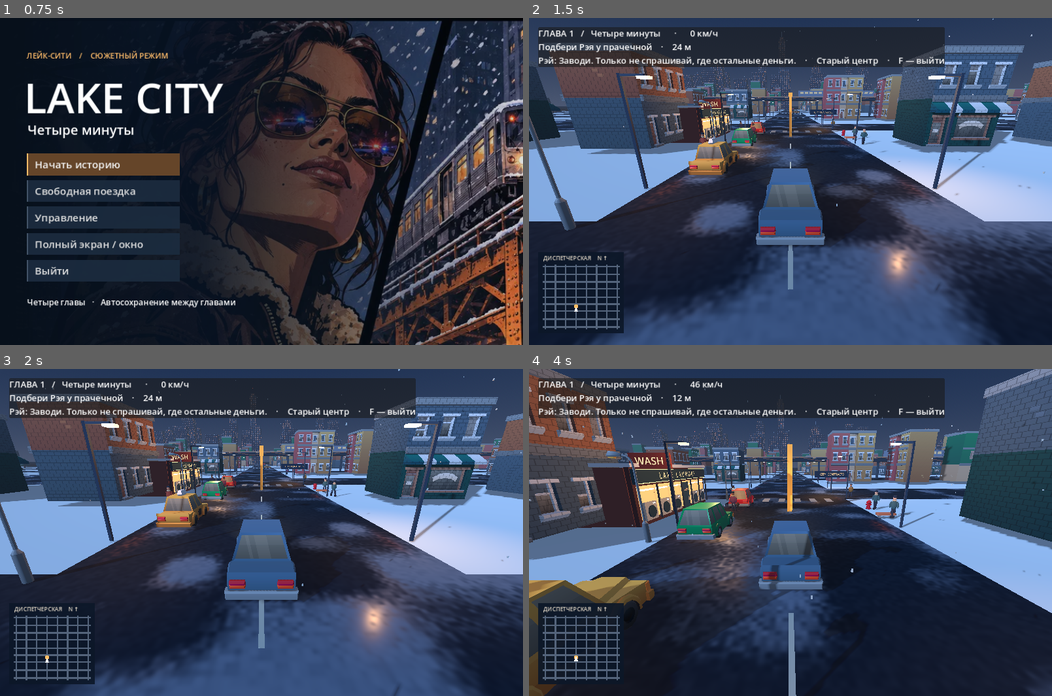
Above: before the commit, frames 1-4 (two rows, left to right).
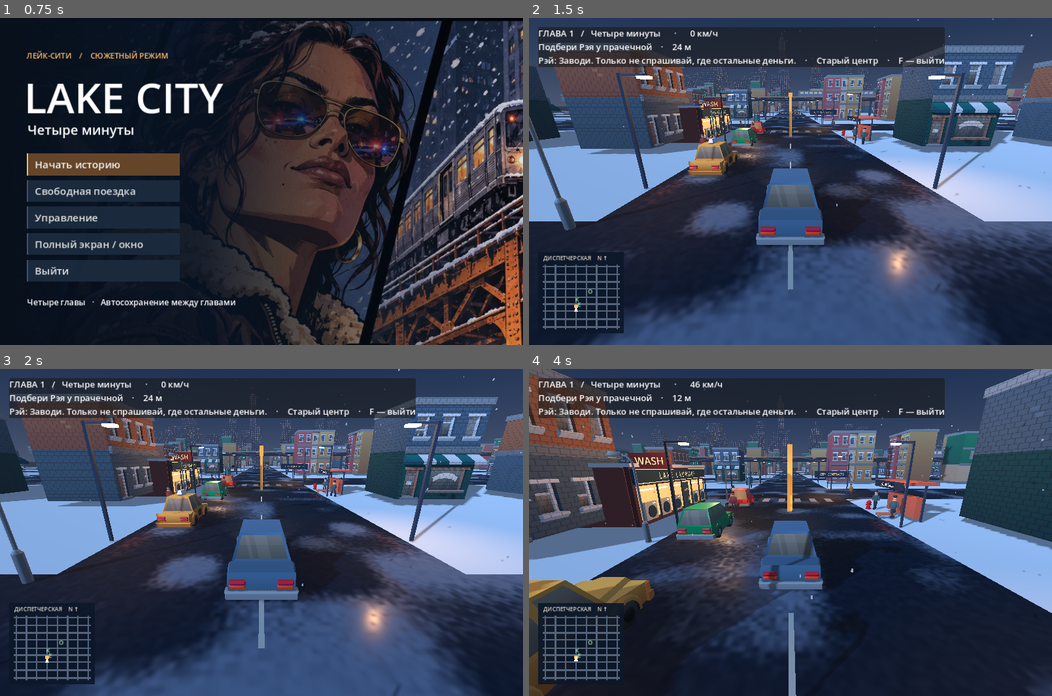
Above: after the commit, the same moments.

Repository: FixReinYT/GTA-VII-
Game: Godot game, scene res://menu.tscn
Same seed, same stepped clock (60 frames per second), same inputs: the game is played once before the commit and once after it.
Inputs (mouse positions are in pixels of both pictures, inside the frame that each line leads up to):
- Up to frame 1 (0.75 s): tap Enter at 0.5 s; move the mouse to (376, 165) at 0.52 s; hold Right (ui_right) from 0.53 s (still down); tap E at 0.6 s; click (376, 165) at 0.67 s
- Up to frame 2 (1.5 s): tap Space at 0.77 s; tap 1 at 0.8 s; release Right (ui_right) at 1.25 s; click "За руль" at 1.25 s
- Up to frame 3 (2 s): no input
- Up to frame 4 (4 s): move the mouse to (764, 532) at 2.02 s; hold Up (ui_up) from 2.03 s (still down); tap 1 at 2.1 s; click (764, 532) at 2.17 s; tap Space at 2.27, 3.77 s; tap 2 at 2.3, 2.85 s; move the mouse to (800, 525) at 2.77 s; hold Shift 2.78-3.53 s; click (800, 525) at 2.92 s; move the mouse to (785, 539) at 3.52 s; tap Shift at 3.6 s; click (785, 539) at 3.67 s; tap F at 3.8 s

Frame 1 is identical in both runs. In frame 2, 0.3% of the frame differs, in the area x 8-70%, y 28-89%; in frame 3, 0.3%; in frame 4, 0.9%, in the area x 8-82%, y 31-89%.

Commit message:
Add on-foot combat, food stands, clothing and weapon purchases

Diff:
--- a/city.gd
+++ b/city.gd
@@ -8,6 +8,7 @@
 var driver:=preload("res://driver.gd").new()
 var streets:=preload("res://streets.gd").new()
 var masonry:=ShaderMaterial.new()
+var shops:=preload("res://shops.gd").new()
 var free_drive := false
 var steering := 0.0
 var reverse_delay := 0.0
@@ -78,10 +79,15 @@
 var orbit_zoom := 1.0
 
 func sync_cursor():
-	var playing := pending.is_empty() and not get_tree().paused and get_window().has_focus()
+	var playing := pending.is_empty() and shops.shop<0 and not get_tree().paused and get_window().has_focus()
 	Input.mouse_mode = Input.MOUSE_MODE_CAPTURED if playing else Input.MOUSE_MODE_VISIBLE
 
 func _input(event):
+	if shops.shop>=0:
+		if event.is_action_pressed("ui_cancel"):
+			shops.close()
+			get_viewport().set_input_as_handled()
+		return
 	if not pending.is_empty() or get_tree().paused:
 		return
 	if event is InputEventMouseMotion:
@@ -92,15 +98,26 @@
 			orbit_yaw=wrapf(orbit_yaw-offset.x,-PI,PI)
 		orbit_pitch=clampf(orbit_pitch+offset.y,-0.06,1.05)
 	elif event is InputEventMouseButton and event.pressed:
+		if event.button_index==MOUSE_BUTTON_LEFT and driver.walking:
+			shops.attack()
 		if event.button_index==MOUSE_BUTTON_WHEEL_UP:
 			orbit_zoom=maxf(0.60,orbit_zoom-0.10)
 		elif event.button_index==MOUSE_BUTTON_WHEEL_DOWN:
 			orbit_zoom=minf(1.55,orbit_zoom+0.10)
 
 func _exit_tree():
+	if is_instance_valid(shops) and not shops.profile.is_empty() and is_instance_valid(streets):
+		streets.save_wallet()
 	Input.mouse_mode=Input.MOUSE_MODE_VISIBLE
 
 func _unhandled_key_input(event):
+	if shops.shop>=0:
+		return
+	if pending=="" and driver.walking and event is InputEventKey and event.pressed and not event.echo:
+		match event.physical_keycode:
+			KEY_E: shops.open()
+			KEY_1: shops.select_weapon(false)
+			KEY_2: shops.select_weapon(true)
 	if event is InputEventKey and event.physical_keycode==KEY_F and event.pressed and not event.echo and pending=="" and not people.boarding:
 		var was_walking:=driver.walking
 		var target:Dictionary={}
@@ -253,6 +270,8 @@
 	driver.setup(people)
 	add_child(streets)
 	streets.setup(self)
+	add_child(shops)
+	shops.setup(self)
 	var avenue:=preload("res://avenue.gd").new()
 	add_child(avenue)
 	avenue.setup(self)
@@ -370,7 +389,11 @@
 		var hint:="F — сесть за руль" if distance<=3 else "Машина · %d м" % distance
 		if not foreign.is_empty():
 			hint="F — сесть в машину рядом"
-		hud.text="ПЕШКОМ   ·   "+hint+"\nWASD / стрелки — идти   ·   Shift — бег   ·   мышь — обзор"
+		var vendor:=shops.nearest(driver.position)
+		if vendor>=0:
+			hint="E — "+shops.NAMES[vendor]
+		hint+="    ·    "+("Пистолет · %d" % shops.profile.ammo if shops.equipped else "Кулаки")+"    ·    Силы %d" % roundi(shops.profile.energy)
+		hud.text="ПЕШКОМ   ·   "+hint+"\nWASD / стрелки — идти   ·   Shift — бег   ·   ЛКМ — удар / выстрел   ·   1 / 2 — смена"
 		return
 	if free_drive:
 		hud.text="СВОБОДНАЯ ПОЕЗДКА    /    %s     ·     %d км/ч    ·    F — выйти" % [District.district_name(car.position),roundi(absf(speed)*3.6)]
@@ -386,6 +409,8 @@
 	return stage==Story.ROUTES[chapter].size()-1 or (chapter==0 and stage==0) or (chapter==1 and stage==2) or (chapter==2 and stage in [1,2])
 
 func _physics_process(dt):
+	if shops.shop>=0:
+		return
 	if Input.is_physical_key_pressed(KEY_R):
 		get_tree().reload_current_scene.call_deferred()
 		return
@@ -400,7 +425,10 @@
 	var gas := int(Input.is_physical_key_pressed(KEY_W) or Input.is_action_pressed("ui_up")) - int(Input.is_physical_key_pressed(KEY_S) or Input.is_action_pressed("ui_down"))
 	var steer := int(Input.is_physical_key_pressed(KEY_A) or Input.is_action_pressed("ui_left")) - int(Input.is_physical_key_pressed(KEY_D) or Input.is_action_pressed("ui_right"))
 	if driver.walking:
-		driver.walk(dt,steer,gas,people,camera,orbit_pitch,orbit_zoom)
+		driver.walk(dt,steer,gas,people,camera,orbit_pitch,orbit_zoom,shops.profile.energy>0.0)
+		if driver.velocity.length()>4:
+			shops.profile.energy=maxf(0,shops.profile.energy-dt*2.0)
+		shops.pose(dt)
 		show_status()
 		if chapter==0 and stage>0 and not free_drive:
 			pursue(dt)
--- a/driver.gd
+++ b/driver.gd
@@ -47,9 +47,9 @@
 			show()
 			return
 
-func walk(dt: float, horizontal: float, forward: float, people, camera: Camera3D, pitch: float, zoom: float):
+func walk(dt: float, horizontal: float, forward: float, people, camera: Camera3D, pitch: float, zoom: float, can_sprint: bool):
 	var direction:=Vector3(-horizontal,0,-forward).rotated(Vector3.UP,heading).limit_length(1)
-	var pace:=6.1 if Input.is_physical_key_pressed(KEY_SHIFT) else 3.4
+	var pace:=6.1 if can_sprint and Input.is_physical_key_pressed(KEY_SHIFT) else 3.4
 	velocity=direction*pace
 	move_and_slide()
 	position.x=clampf(position.x,District.WEST,District.EAST)
--- a/qa/campaign.gd
+++ b/qa/campaign.gd
@@ -6,7 +6,7 @@
 	add_child(city)
 	await get_tree().physics_frame
 	city.set_physics_process(false)
-	if not check_street_behaviour(city):
+	if not check_shops(city) or not check_street_behaviour(city):
 		get_tree().quit(1)
 		return
 	for free in [false,true]:
@@ -170,3 +170,54 @@
 	walker.fright=0.0
 	print("PASS curb wait, crossing, evasive step and traffic braking")
 	return true
+
+func check_shops(city)->bool:
+	city.begin_chapter(0)
+	city.advance_card()
+	city.driver.switch_seat(city.car,0)
+	var shops=city.shops
+	var original_cash:int=city.streets.money
+	var original:Dictionary=shops.profile.duplicate(true)
+	city.streets.money=120
+	shops.profile.merge({"gun":false,"ammo":0,"coat":2,"coats":[],"energy":20},true)
+	for index in 3:
+		city.driver.position=shops.LOCATIONS[index]
+		shops.open()
+		if shops.shop!=index or not shops.panel.visible:
+			return false
+		shops.buy(0)
+		shops.close()
+	if city.streets.money!=36 or shops.profile.energy!=45 or shops.profile.coat!=0 or not shops.equipped:
+		return false
+	var victim:Dictionary=city.people.walkers.back()
+	var home:Vector3=victim.body.position
+	city.driver.position=Vector3.ZERO
+	city.car.position=Vector3(22,0,0)
+	city.driver.heading=0
+	victim.body.position=Vector3.FORWARD*1.2
+	victim.body.show()
+	shops.select_weapon(false)
+	shops.attack()
+	if victim.down<=0:
+		return false
+	shops.select_weapon(true)
+	shops.cool=0
+	victim.down=0.0
+	victim.body.position=Vector3.FORWARD*4
+	shops.attack()
+	var cfg:=ConfigFile.new()
+	if victim.down<=0 or cfg.load("user://taxi.cfg")!=OK or cfg.get_value("gear","ammo")!=11 or cfg.get_value("driver","cash")!=36:
+		return false
+	for key in original:
+		shops.profile[key]=original[key]
+	city.streets.money=original_cash
+	city.streets.save_wallet()
+	shops.select_weapon(false)
+	shops.dress()
+	victim.body.position=home
+	victim.body.rotation.x=0.0
+	for npc in city.people.walkers:
+		npc.fright=0.0
+	victim.down=0.0
+	print("PASS shop entry, purchases, clothing, energy, punch, shot and saved inventory")
+	return true
--- a/radar.gd
+++ b/radar.gd
@@ -14,6 +14,9 @@
 		draw_line(project_point(Vector3(x,0,District.NORTH)),project_point(Vector3(x,0,District.SOUTH)),Color("#54647b"),3)
 	for z in District.STREETS:
 		draw_line(project_point(Vector3(District.WEST,0,z)),project_point(Vector3(District.EAST,0,z)),Color("#54647b"),3)
+	for i in city.shops.LOCATIONS.size():
+		var marker_pos:=project_point(city.shops.LOCATIONS[i])
+		draw_string(ThemeDB.fallback_font,marker_pos,["Е","К","О"][i],HORIZONTAL_ALIGNMENT_LEFT,-1,12,Color("#9fe7a6"))
 	if city.marker.visible:
 		draw_circle(project_point(city.marker.position),4,Color("#ffbe65"))
 	if city.fork:
--- /dev/null
+++ b/shops.gd
@@ -0,0 +1,200 @@
+extends Node3D
+
+const LOCATIONS := [Vector3(8.7,0,-22),Vector3(-8.7,0,-58),Vector3(72.7,0,-114)]
+const NAMES := ["Полярная закусочная","Куртки Крус","Оружейная лавка"]
+const SIGNS := ["POLAR GRILL","CRUZ OUTFITTERS","LAKE CITY ARMS"]
+const COLORS := ["bf6249","49867d","676b89"]
+const STOCK := [["Горячий кофе","Бургер"],["Куртка · хвоя","Куртка · индиго","Своя куртка"],["Пистолет + 12 патронов","12 патронов"]]
+const PRICES := [[4,9],[25,30,0],[55,10]]
+var shop:=-1
+var panel:=PanelContainer.new()
+var title:=Label.new()
+var choices:=VBoxContainer.new()
+var feedback:=Label.new()
+var profile:Dictionary
+var city:Node
+var equipped:=false
+var arm:Node3D
+var gun:Node3D
+var cool:=0.0
+var swing:=0.0
+var alternate:=false
+
+func setup(world):
+	city=world
+	profile=city.streets.profile
+	for i in LOCATIONS.size():
+		var booth:=Node3D.new()
+		add_child(booth)
+		booth.position=LOCATIONS[i]
+		booth.rotation.y=PI/2 if i==1 else -PI/2
+		for side in [-1,1]:
+			city.block(booth,Vector3(side*2.45,1.45,-1.4),Vector3(0.14,2.9,0.14),"314052",true)
+		city.block(booth,Vector3(0,1,-1.2),Vector3(4.8,1.6,0.65),COLORS[i],true)
+		city.block(booth,Vector3(0,2.85,-0.9),Vector3(5.4,0.2,2.6),COLORS[i])
+		city.block(booth,Vector3(0,2.65,0.37),Vector3(5.25,0.58,0.12),"28333f")
+		var sign:=Label3D.new()
+		booth.add_child(sign)
+		sign.text=SIGNS[i]
+		sign.position=Vector3(0,2.65,0.45)
+		sign.font_size=44
+		sign.pixel_size=0.009
+		var seller:Dictionary=city.people.person(2+i,Vector3.ZERO)
+		seller.body.reparent(booth,false)
+		seller.body.position=Vector3(0,0,-2)
+		seller.body.rotation.y=PI
+	city.add_child(panel)
+	panel.position=Vector2(225,145)
+	var column:=VBoxContainer.new()
+	panel.add_child(column)
+	column.custom_minimum_size.x=550
+	column.add_theme_constant_override("separation",10)
+	column.add_child(title)
+	title.add_theme_font_size_override("font_size",28)
+	column.add_child(choices)
+	column.add_child(feedback)
+	var leave:=Button.new()
+	leave.text="Уйти"
+	column.add_child(leave)
+	leave.pressed.connect(close)
+	panel.hide()
+	arm=city.driver.avatar.limbs[3]
+	gun=city.block(arm,Vector3(0,-0.56,-0.12),Vector3(0.10,0.13,0.32),"343f4b")
+	gun.hide()
+	dress()
+
+func nearest(pos:Vector3)->int:
+	for i in LOCATIONS.size():
+		if pos.distance_to(LOCATIONS[i])<3.2:
+			return i
+	return -1
+
+func open():
+	if not city.driver.walking:
+		return
+	shop=nearest(city.driver.position)
+	if shop<0:
+		return
+	for child in choices.get_children():
+		choices.remove_child(child)
+		child.queue_free()
+	for i in STOCK[shop].size():
+		var button:=Button.new()
+		choices.add_child(button)
+		button.text="%s     $%d" % [STOCK[shop][i],price(i)]
+		button.pressed.connect(buy.bind(i))
+	refresh()
+	feedback.text=""
+	panel.show()
+	panel.move_to_front()
+	choices.get_child(0).grab_focus()
+	city.sync_cursor()
+
+func price(i:int)->int:
+	if shop==1 and (i==2 or i in profile.coats):
+		return 0
+	return PRICES[shop][i]
+
+func refresh():
+	title.text="  %s    ·    $%d" % [NAMES[shop],city.streets.money]
+
+func buy(i:int):
+	if shop<0 or i<0 or i>=STOCK[shop].size():
+		return
+	var cost:=price(i)
+	if shop==2 and ((i==0 and profile.gun) or (i==1 and not profile.gun)):
+		feedback.text="Пистолет уже куплен" if profile.gun else "Сначала купи пистолет"
+		return
+	if shop==0 and profile.energy>=100:
+		feedback.text="Силы полностью восстановлены"
+		return
+	if city.streets.money<cost:
+		feedback.text="Не хватает денег"
+		return
+	city.streets.money-=cost
+	match shop:
+		0:
+			profile.energy=mini(100,int(profile.energy)+(25 if i==0 else 60))
+			feedback.text="Силы восстановлены · %d/100" % profile.energy
+		1:
+			if i!=2 and i not in profile.coats:
+				profile.coats.append(i)
+			profile.coat=i
+			dress()
+			feedback.text="Куртка надета"
+			choices.get_child(i).text=STOCK[1][i]+"     $0"
+		2:
+			profile.gun=true
+			profile.ammo+=12
+			select_weapon(true)
+			feedback.text="Боезапас · %d" % profile.ammo
+	city.streets.save_wallet()
+	refresh()
+
+func dress():
+	var mat:=StandardMaterial3D.new()
+	mat.albedo_color=Color(["347463","514e91","a34a3a"][int(profile.coat)])
+	var body:Node3D=city.driver.avatar.body
+	body.get_child(0).material_override=mat
+	for limb in [2,3]:
+		city.driver.avatar.limbs[limb].get_child(0).material_override=mat
+
+func close():
+	panel.hide()
+	shop=-1
+	city.sync_cursor()
+
+func select_weapon(use_gun:bool):
+	equipped=use_gun and profile.gun
+	gun.visible=equipped
+
+func attack():
+	if not city.driver.walking or cool>0:
+		return
+	if equipped and profile.ammo<=0:
+		return
+	var reach:=23.0 if equipped else 1.85
+	cool=0.42 if equipped else 0.36
+	swing=0.24
+	alternate=not alternate
+	var origin:Vector3=city.driver.position+Vector3.UP
+	var forward:=Vector3.FORWARD.rotated(Vector3.UP,city.driver.heading)
+	city.driver.avatar.body.rotation.y=city.driver.heading
+	var query:=PhysicsRayQueryParameters3D.create(origin,origin+forward*reach,1,[city.driver.get_rid()])
+	var wall:=get_world_3d().direct_space_state.intersect_ray(query)
+	if not wall.is_empty():
+		reach=origin.distance_to(wall.position)
+	var victim:Dictionary={}
+	for person in city.people.walkers:
+		if not person.body.visible or person.down>0:
+			continue
+		var delta:Vector3=person.body.position+Vector3.UP-origin
+		var depth:=delta.dot(forward)
+		if depth>0 and depth<=reach and delta.cross(forward).length()<(0.6 if equipped else 0.78):
+			victim=person
+			reach=depth
+	if equipped:
+		profile.ammo-=1
+		city.streets.save_wallet()
+		var flash:MeshInstance3D=city.block(self,origin+forward*reach*0.5,Vector3(.035,.035,maxf(reach,0.1)),"ffe5ac")
+		flash.rotation.y=city.driver.heading
+		get_tree().create_timer(0.06).timeout.connect(flash.queue_free)
+	if not victim.is_empty():
+		victim.down=2.2 if equipped else 1.1
+		victim.push=forward*(2.8 if equipped else 1.6)
+		victim.body.rotation.x=1.28
+		for witness in city.people.walkers:
+			if witness.body.position.distance_squared_to(victim.body.position)<80:
+				witness.fright=2
+				witness.escape=origin-Vector3.UP
+	if city.free_drive and (equipped or not victim.is_empty()):
+		city.streets.report(city)
+
+func pose(dt:float):
+	cool=maxf(0,cool-dt)
+	swing=maxf(0,swing-dt)
+	if equipped:
+		arm.rotation.x=1.48+0.2*swing
+	elif swing>0:
+		var hand:Node3D=city.driver.avatar.limbs[2 if alternate else 3]
+		hand.rotation.x=sin(PI*swing/0.24)*1.8
--- a/streets.gd
+++ b/streets.gd
@@ -14,7 +14,8 @@
 var dispatch:=Label.new()
 var fare:=0
 var trips:=0
-var money:=0
+var money:=75
+var profile:={"gun":false,"ammo":0,"coat":2,"coats":[],"energy":70.0}
 var customer:Dictionary
 var stop:=Node3D.new()
 var destination:=Vector3.ZERO
@@ -24,6 +25,8 @@
 	if cfg.load("user://taxi.cfg")==OK:
 		money=int(cfg.get_value("driver","cash",0))
 		trips=int(cfg.get_value("driver","trips",0))
+		for key in profile.keys():
+			profile[key]=cfg.get_value("gear",key,profile[key])
 	for i in 20:
 		var body:=StaticBody3D.new()
 		add_child(body)
@@ -187,10 +190,7 @@
 				money+=45
 				trips+=1
 				end_fare()
-				var cfg:=ConfigFile.new()
-				cfg.set_value("driver","cash",money)
-				cfg.set_value("driver","trips",trips)
-				cfg.save("user://taxi.cfg")
+				save_wallet()
 	elif active_model=="car_taxi" and not city.driver.walking:
 		dispatch.text+="   T — заказ такси"
 	dispatch.text+="   $%d" % money
@@ -202,3 +202,11 @@
 	if ahead>0 and ahead<18 and absf(relative.cross(direction).y)<1.65:
 		return ahead
 	return 100.0
+
+func save_wallet():
+	var cfg:=ConfigFile.new()
+	cfg.set_value("driver","cash",money)
+	cfg.set_value("driver","trips",trips)
+	for key in profile:
+		cfg.set_value("gear",key,profile[key])
+	cfg.save("user://taxi.cfg")
Not shown, added: shops.gd.uid
